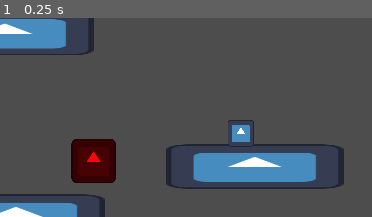
Above: before the commit, frame 1.
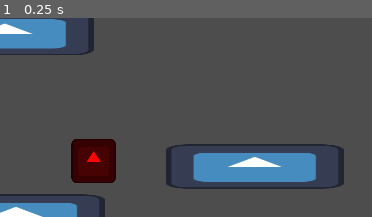
Above: after the commit, the same moment.

Repository: jaymehta-g/tx-jam-2023
Game: Godot game, scene res://game/game.tscn
The game is run twice, just before and just after one commit, with the same random seed, the same clock (stepped at 60 frames per second) and the same inputs. The engine's default icon, where the game draws it, is replaced by a stand-in: a white triangle on a blue panel in a dark square.
Inputs:
- Up to frame 1 (0.25 s): no input
The pictures show only the part of the screen within x 50-100%, y 43-93%; the shares and areas given below are measured in that part.

The runs differ from the first frame. In frame 1, 0.6% of the frame differs, in the area x 61-69%, y 51-65%.

Commit message:
transition to FSM pattern

Diff:
--- a/entity/bouncer/bouncer.gd
+++ b/entity/bouncer/bouncer.gd
@@ -4,8 +4,8 @@
 var durability = 3
 
 func _on_body_entered(body:Node2D) -> void:
-	if body is PlatformerController:
-		var player := body as PlatformerController
+	if body is Player:
+		var player := body as Player
 		var bounce_dir = player.position - position
 		player.bounce(bounce_dir, strength)
 
--- a/entity/player/p1_input_maps.tres
+++ b/entity/player/p1_input_maps.tres
@@ -1,9 +1,9 @@
-[gd_resource type="Resource" script_class="InputMaps" load_steps=2 format=3 uid="uid://b6xcapfnmy44k"]
+[gd_resource type="Resource" script_class="InputMaps" load_steps=2 format=3 uid="uid://dtthxkh2jghv6"]
 
-[ext_resource type="Script" path="res://entity/player/input_maps_res.gd" id="1_nwuq3"]
+[ext_resource type="Script" path="res://entity/player/input_maps_res.gd" id="1_evkc8"]
 
 [resource]
-script = ExtResource("1_nwuq3")
-up = &"p2_up"
-left = &"p2_left"
-right = &"p2_right"
+script = ExtResource("1_evkc8")
+up = &"p1_up"
+left = &"p1_left"
+right = &"p1_right"
--- a/entity/player/p2_input_maps.tres
+++ b/entity/player/p2_input_maps.tres
@@ -1,9 +1,9 @@
-[gd_resource type="Resource" script_class="InputMaps" load_steps=2 format=3 uid="uid://dtthxkh2jghv6"]
+[gd_resource type="Resource" script_class="InputMaps" load_steps=2 format=3 uid="uid://b6xcapfnmy44k"]
 
 [ext_resource type="Script" path="res://entity/player/input_maps_res.gd" id="1_evkc8"]
 
 [resource]
 script = ExtResource("1_evkc8")
-up = &"p1_up"
-left = &"p1_left"
-right = &"p1_right"
+up = &"p2_up"
+left = &"p2_left"
+right = &"p2_right"
--- a/entity/player/platform_controller.gd
+++ /dev/null
@@ -1,44 +0,0 @@
-extends CharacterBody2D
-class_name PlatformerController
-
-@export var stats: PlayerStats
-@export var input_maps: InputMaps
-
-var hori_input: float
-var jump_input: bool
-
-# if bounced, not in control
-var bounced: bool
-
-func _ready() -> void:
-	pass
-
-func _process(_delta: float) -> void:
-	hori_input = Input.get_axis(input_maps.left, input_maps.right)
-
-	# debugging crap
-	if position.y > 2000:
-		velocity = Vector2.ZERO
-		position = Vector2.ZERO
-		bounced = false
-
-func _physics_process(delta: float) -> void:
-	if not bounced:
-		velocity.x = hori_input * stats.move_speed
-	if is_on_floor() and velocity.y >= 0:
-		velocity.y = 0
-		bounced = false
-		if Input.is_action_pressed(input_maps.up):
-			velocity.y = -stats.jump_velocity
-	else:
-		velocity.y += stats.gravity_accel * delta
-
-	if bounced and absf(velocity.x) < stats.move_speed * 0.1: # arbitrary condition
-		bounced = false
-	if bounced:
-		velocity.x -= velocity.x * 0.5 * delta
-	move_and_slide()
-
-func bounce(vector: Vector2, strength: float) -> void:
-	bounced = true
-	velocity = vector.normalized() * strength
--- /dev/null
+++ b/entity/player/player.gd
@@ -0,0 +1,17 @@
+extends CharacterBody2D
+class_name Player
+
+@export var stats: PlayerStats
+@export var input_maps: InputMaps
+
+func _process(_delta: float) -> void:
+
+	# debugging crap
+	if position.y > 2000:
+		velocity = Vector2.ZERO
+		position = Vector2.ZERO
+		$"State Machine".go_to_state("move")
+
+func bounce(dir: Vector2, strength: float) -> void: # needs to be here bc
+	velocity = dir.normalized() * strength			# this behavior happens regardless of state
+	$"State Machine".go_to_state("bounce")			# kinda ugly but wtv
--- a/entity/player/player.tscn
+++ b/entity/player/player.tscn
@@ -1,18 +1,21 @@
-[gd_scene load_steps=6 format=3 uid="uid://xtp5dguaero"]
+[gd_scene load_steps=9 format=3 uid="uid://xtp5dguaero"]
 
-[ext_resource type="Script" path="res://entity/player/platform_controller.gd" id="1_30o1a"]
+[ext_resource type="Script" path="res://entity/player/player.gd" id="1_nxiq6"]
 [ext_resource type="Texture2D" uid="uid://g2wilstv4d8y" path="res://icon.svg" id="1_tbvqc"]
 [ext_resource type="Resource" uid="uid://bln3t4wpg7v7" path="res://entity/player/player_stats.tres" id="2_mwk7j"]
-[ext_resource type="Resource" uid="uid://b6xcapfnmy44k" path="res://entity/player/p1_input_maps.tres" id="3_2q286"]
+[ext_resource type="Script" path="res://entity/player/states/state_machine.gd" id="2_owt2t"]
+[ext_resource type="Script" path="res://entity/player/states/move.gd" id="3_7275l"]
+[ext_resource type="Resource" uid="uid://b6xcapfnmy44k" path="res://entity/player/p2_input_maps.tres" id="3_rniwo"]
+[ext_resource type="Script" path="res://entity/player/states/bounce.gd" id="4_fkyjq"]
 
 [sub_resource type="RectangleShape2D" id="RectangleShape2D_ipgrh"]
 size = Vector2(32, 32)
 
 [node name="Player" type="CharacterBody2D"]
 collision_mask = 2
-script = ExtResource("1_30o1a")
+script = ExtResource("1_nxiq6")
 stats = ExtResource("2_mwk7j")
-input_maps = ExtResource("3_2q286")
+input_maps = ExtResource("3_rniwo")
 
 [node name="Sprite2D" type="Sprite2D" parent="."]
 scale = Vector2(0.3, 0.3)
@@ -20,3 +23,13 @@
 
 [node name="CollisionShape2D" type="CollisionShape2D" parent="."]
 shape = SubResource("RectangleShape2D_ipgrh")
+
+[node name="State Machine" type="Node" parent="." node_paths=PackedStringArray("initial_state")]
+script = ExtResource("2_owt2t")
+initial_state = NodePath("Move")
+
+[node name="Move" type="Node" parent="State Machine"]
+script = ExtResource("3_7275l")
+
+[node name="Bounce" type="Node" parent="State Machine"]
+script = ExtResource("4_fkyjq")
--- /dev/null
+++ b/entity/player/states/base_state.gd
@@ -0,0 +1,21 @@
+extends Node
+class_name State
+
+var base: Node
+
+signal request_transition(state: StringName)
+
+func transition_state(state_name: String) -> void:
+	request_transition.emit(state_name.to_lower())
+
+func state_process(delta: float) -> void:
+	pass
+
+func state_process_physics(delta: float) -> void:
+	pass
+
+func state_enter() -> void:
+	pass
+
+func state_exit() -> void:
+	pass
--- /dev/null
+++ b/entity/player/states/bounce.gd
@@ -0,0 +1,24 @@
+extends State
+
+var player: Player
+var stats: PlayerStats
+
+func state_process(delta: float) -> void:
+	pass
+
+func state_process_physics(delta: float) -> void:
+	if player.is_on_floor() and player.velocity.y >= 0:
+		transition_state("move")
+	player.velocity.y += stats.gravity_accel * delta
+	if absf(player.velocity.x) < stats.move_speed * 0.1: # arbitrary condition
+		transition_state("move")
+	player.velocity.x -= player.velocity.x * 0.5 * delta
+
+	player.move_and_slide()
+
+func state_enter() -> void:
+	player = base
+	stats = player.stats
+
+func state_exit() -> void:
+	pass
--- /dev/null
+++ b/entity/player/states/move.gd
@@ -0,0 +1,30 @@
+extends State
+
+var player: Player
+
+var hori_input: float
+var jump_input: bool
+
+var stats: PlayerStats
+
+func state_enter() -> void:
+	player = base
+	stats = player.stats
+
+func state_process(_delta: float) -> void:
+	var input_maps := player.input_maps
+	hori_input = Input.get_axis(input_maps.left, input_maps.right)
+	jump_input = Input.is_action_pressed(input_maps.up)
+
+
+func state_process_physics(delta: float) -> void:
+	player.velocity.x = hori_input * stats.move_speed
+	if player.is_on_floor():
+		if jump_input:
+			player.velocity.y = -stats.jump_velocity
+	else:
+		player.velocity.y += stats.gravity_accel * delta
+	player.move_and_slide()
+
+func state_exit() -> void:
+	pass
--- /dev/null
+++ b/entity/player/states/state_machine.gd
@@ -0,0 +1,33 @@
+extends Node
+
+@export var initial_state: State
+
+@onready var base := get_parent() 	# this isnt dumb bc state machine not expected to
+									# function without parent
+var states: Dictionary = {}
+var current_state: State
+
+func _ready() -> void:
+	for child in get_children():
+		if child is State:
+			var state := child as State
+			states[state.name.to_lower()] = state
+			state.base = base
+			state.request_transition.connect(go_to_state)
+	if initial_state:
+		current_state = initial_state
+		initial_state.state_enter()
+
+func go_to_state(state_name: String) -> void:
+	var state := states[state_name.to_lower()] as State
+	if state:
+		if current_state:
+			current_state.state_exit()
+		current_state = state
+		state.state_enter()
+
+func _process(delta: float) -> void:
+	if current_state: current_state.state_process(delta)
+
+func _physics_process(delta: float) -> void:
+	if current_state: current_state.state_process_physics(delta)
--- a/game/game.tscn
+++ b/game/game.tscn
@@ -1,9 +1,8 @@
-[gd_scene load_steps=5 format=3 uid="uid://b1tlouttff55g"]
+[gd_scene load_steps=4 format=3 uid="uid://b1tlouttff55g"]
 
 [ext_resource type="Script" path="res://game/game.gd" id="1_b50ab"]
 [ext_resource type="PackedScene" uid="uid://b3lxok7cs0aib" path="res://level/levels/proto level.tscn" id="2_kkwtj"]
 [ext_resource type="PackedScene" uid="uid://xtp5dguaero" path="res://entity/player/player.tscn" id="3_ato3j"]
-[ext_resource type="Resource" uid="uid://dtthxkh2jghv6" path="res://entity/player/p2_input_maps.tres" id="4_ly1pu"]
 
 [node name="Game" type="Node2D"]
 script = ExtResource("1_b50ab")
@@ -12,7 +11,3 @@
 
 [node name="Player" parent="." instance=ExtResource("3_ato3j")]
 position = Vector2(163, 77)
-
-[node name="Player2" parent="." instance=ExtResource("3_ato3j")]
-position = Vector2(884, 415)
-input_maps = ExtResource("4_ly1pu")
